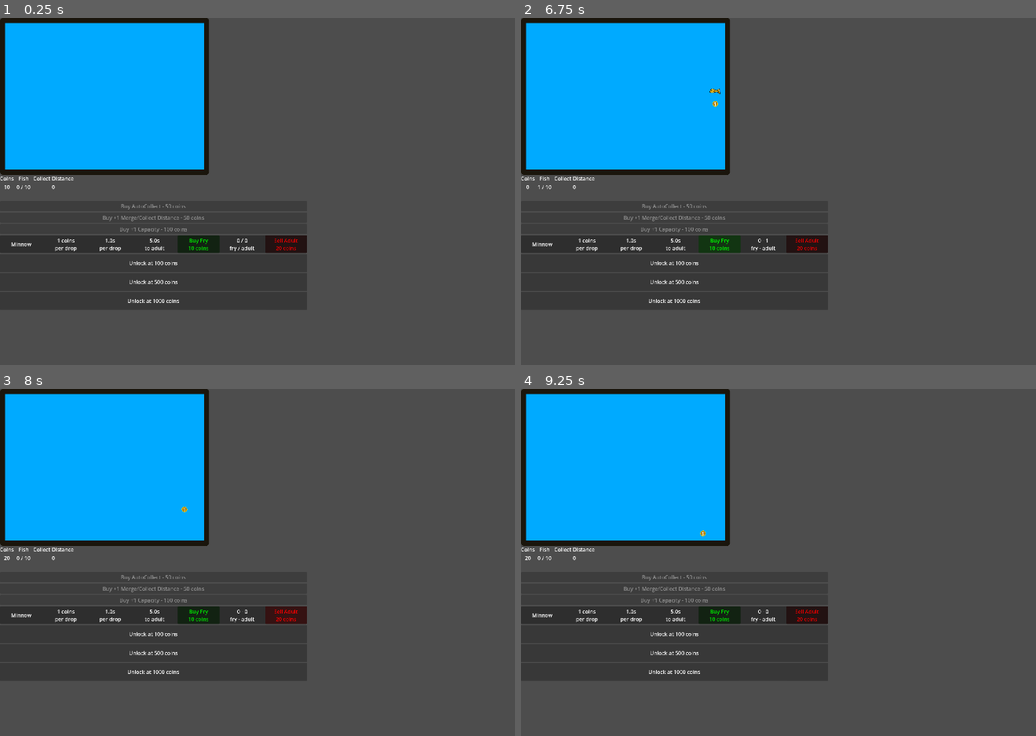
Above: before the commit, frames 1-4 (two rows, left to right).
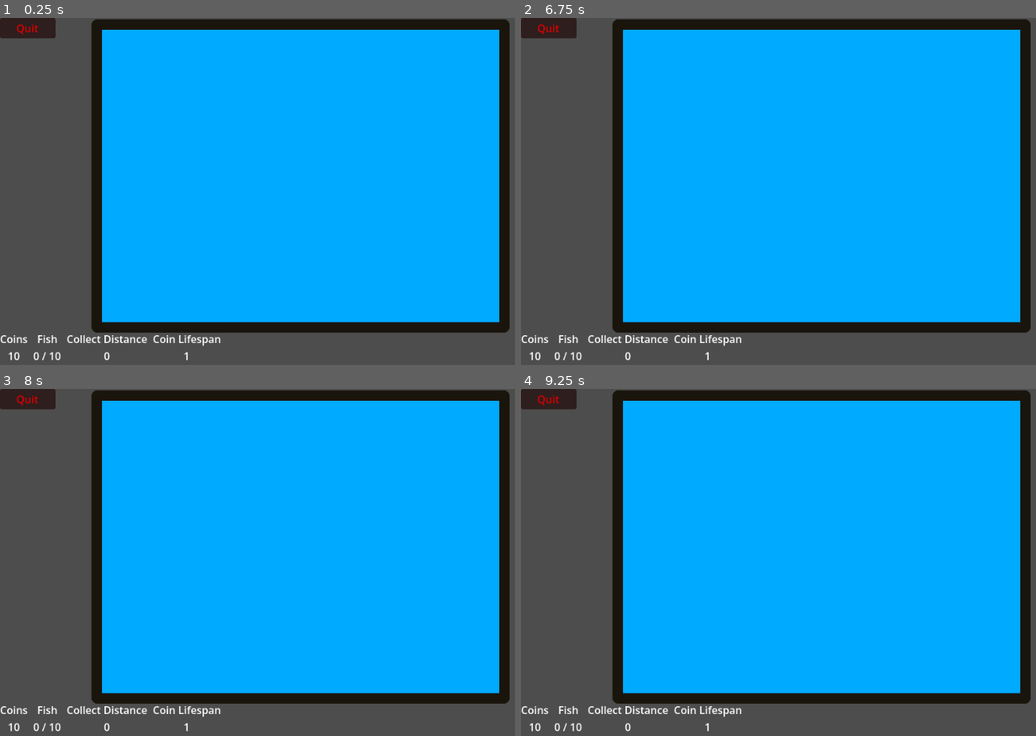
Above: after the commit, the same moments.

Repository: carlank/aquarium_idle
Game: Godot game, scene res://main.tscn
Two runs of this game, one before a commit and one after it. Both use one fixed random seed, a clock stepped at 60 frames per second and the inputs below.
Inputs (mouse positions are in pixels of both pictures, inside the frame that each line leads up to):
- Up to frame 1 (0.25 s): no input
- Up to frame 2 (6.75 s): click (721, 243) at 0.5 s, where only the run before the commit has a clickable "Buy Fry 10 coins"; click (809, 243) at 1.25 s, where only the run before the commit has a clickable "Sell Adult 20 coins"; click (721, 264) at 2 s, where only the run before the commit has a clickable "Buy Fry 100 coins"; click (809, 264) at 2.75 s, where only the run before the commit has a clickable "Sell Adult 150 coins"; click (721, 281) at 3.5 s, where only the run before the commit has a clickable "Buy Fry 500 coins"; click (809, 281) at 4.25 s, where only the run before the commit has a clickable "Sell Adult 500 coins"; click (721, 302) at 5 s, where only the run before the commit has a clickable "Buy Fry 1000 coins"; click (809, 302) at 5.75 s, where only the run before the commit has a clickable "Sell Adult 1200 coins"; click (721, 243) at 6.5 s, where only the run before the commit has a clickable "Buy Fry 10 coins"
- Up to frame 3 (8 s): click (288, 614) at 7.25 s, where only the run before the commit has a clickable "Sell Adult 20 coins"
- Up to frame 4 (9.25 s): click (721, 635) at 8 s, where only the run before the commit has a clickable "Buy Fry 100 coins"; click (809, 635) at 8.75 s, where only the run before the commit has a clickable "Sell Adult 150 coins"

The runs differ from the first frame. In frame 1, 75% of the frame differs, in the area x 0-99%, y 0-99%; in frame 2, 75%; in frame 3, 75%; in frame 4, 75%.

Commit message:
so much, I wasn't using git because I was just in the editor, oops

Diff:
--- a/coin.gd
+++ b/coin.gd
@@ -3,20 +3,28 @@
 
 @onready var collect_shape: CollisionShape2D = $CollectArea2D/CollisionShape2D
 @onready var collect_radius_node: Node2D = $CollectArea2D/CollectRadius
+@onready var collect_area_2d: Area2D = $CollectArea2D
 
 @export var value_label: Label
 
+@onready var lifespan_timer: Timer = $LifespanTimer
+var lifespan: float
+
+var collected := false
 var value := 1:
 	set(v):
 		value = v
 		value_label.text = str(v)
+		lifespan = v * Player.coin_lifespan
 
 var merged := false
 
 func _ready() -> void:
 	self.gravity_scale = 0.05
+	self.lifespan = Player.coin_lifespan * value
 	Player.collection_radius_changed.connect(handle_collection_radius_changed)
 	handle_collection_radius_changed(0, Player.collection_radius)
+	lifespan_timer.start(lifespan)
 
 func handle_collection_radius_changed(old,new):
 	var old_radius = new + 8
@@ -31,6 +39,9 @@
 func _physics_process(delta: float) -> void:
 	apply_force(Vector2(randf_range(-100,100),randf_range(-1,1)))
 
+func _process(delta: float) -> void:
+	self.modulate.a = lifespan_timer.time_left / lifespan
+
 func _on_collect_area_2d_input_event(viewport: Node, event: InputEvent, shape_idx: int) -> void:
 	var is_mouse_move := event is InputEventMouseMotion
 	var vacuum_pickup := is_mouse_move and Player.has_vacuum
@@ -38,21 +49,38 @@
 		collect()
 
 func collect() -> void:
+	collected = true
+	$AnimatedSprite2D.play("collected")
+	modulate = Color.WHITE
+	#lifespan_timer.stop()
+	linear_velocity = Vector2.ZERO
+	collision_layer = 0
+	gravity_scale = 0
+	SignalBus.coin_collected.emit(value)
+	input_pickable = false
+	collect_area_2d.input_pickable = false
+	#process_mode = Node.PROCESS_MODE_DISABLED
+	await get_tree().create_timer(1).timeout
 	queue_free()
-	SignalBus.coin_collected.emit(value)
 
 
 func _on_collect_area_2d_area_entered(area: Area2D) -> void:
 	var body = area.get_parent()
 	if body is Coin:
-		if not merged and not body.merged:
+		if not merged and not body.merged and not collected and not body.collected:
 			if value == body.value:
 				self.value += body.value
 				self.mass += body.mass
+				self.lifespan += body.lifespan
+				lifespan_timer.start(lifespan_timer.time_left + body.lifespan_timer.time_left)
 				for child in self.get_children():
 					if child is Label:
 						child.label_settings.font_size *= 1.1
-					else:
+					elif child is Node2D:
 						child.scale *= Vector2(1.1,1.1)
 				body.merged = true
 				body.queue_free()
+
+func _on_lifespan_timer_timeout() -> void:
+	if not collected:
+		queue_free()
--- a/coin.tscn
+++ b/coin.tscn
@@ -7,11 +7,43 @@
 [sub_resource type="PhysicsMaterial" id="PhysicsMaterial_0t63x"]
 bounce = 0.5
 
+[sub_resource type="AtlasTexture" id="AtlasTexture_v7riw"]
+atlas = ExtResource("2_v7riw")
+region = Rect2(0, 0, 16, 16)
+
+[sub_resource type="AtlasTexture" id="AtlasTexture_pdq0q"]
+atlas = ExtResource("2_v7riw")
+region = Rect2(16, 0, 16, 16)
+
+[sub_resource type="AtlasTexture" id="AtlasTexture_w14il"]
+atlas = ExtResource("2_v7riw")
+region = Rect2(0, 0, 16, 16)
+
 [sub_resource type="SpriteFrames" id="SpriteFrames_i433e"]
 animations = [{
 "frames": [{
 "duration": 1.0,
-"texture": ExtResource("2_v7riw")
+"texture": SubResource("AtlasTexture_v7riw")
+}, {
+"duration": 1.0,
+"texture": SubResource("AtlasTexture_pdq0q")
+}, {
+"duration": 1.0,
+"texture": SubResource("AtlasTexture_pdq0q")
+}, {
+"duration": 1.0,
+"texture": SubResource("AtlasTexture_pdq0q")
+}, {
+"duration": 1.0,
+"texture": SubResource("AtlasTexture_pdq0q")
+}],
+"loop": true,
+"name": &"collected",
+"speed": 8.0
+}, {
+"frames": [{
+"duration": 1.0,
+"texture": SubResource("AtlasTexture_w14il")
 }],
 "loop": true,
 "name": &"default",
@@ -37,6 +69,9 @@
 
 [node name="AnimatedSprite2D" type="AnimatedSprite2D" parent="." unique_id=89599192]
 sprite_frames = SubResource("SpriteFrames_i433e")
+animation = &"collected"
+autoplay = "default"
+frame_progress = 0.23091003
 
 [node name="CollisionShape2D" type="CollisionShape2D" parent="." unique_id=908926187]
 shape = SubResource("CircleShape2D_mh3tg")
@@ -69,5 +104,8 @@
 horizontal_alignment = 1
 vertical_alignment = 1
 
+[node name="LifespanTimer" type="Timer" parent="." unique_id=77662256]
+
 [connection signal="area_entered" from="CollectArea2D" to="." method="_on_collect_area_2d_area_entered"]
 [connection signal="input_event" from="CollectArea2D" to="." method="_on_collect_area_2d_input_event"]
+[connection signal="timeout" from="LifespanTimer" to="." method="_on_lifespan_timer_timeout"]
--- a/main.gd
+++ b/main.gd
@@ -3,11 +3,14 @@
 @onready var coins_label: Label = %CoinsLabel
 @onready var capacity_label: Label = %CapacityLabel
 @onready var collection_radius_label: Label = %CollectionRadiusLabel
+@onready var coin_lifespan_label: Label = %CoinLifespanLabel
 
 @onready var tank: Tank = $Tank
 @onready var buy_vacuum_button: Button = %BuyVacuum
 @onready var buy_capacity_button: Button = %BuyCapacity
 @onready var buy_collection_radius_button: Button = %BuyCollectionRadius
+@onready var buy_coin_lifespan_button: Button = %BuyCoinLifespan
+
 
 @export var store_fish: Array[FishData] = []
 @onready var store: VBoxContainer = $CanvasLayer/VBoxContainer/Store
@@ -18,13 +21,19 @@
 var vacuum_cost := 50
 var capacity_cost := 100
 var collection_radius_cost := 50
+var coin_lifespan_cost := 1
+var touchscreen := false
 
 func _ready() -> void:
+	if DisplayServer.is_touchscreen_available():
+		touchscreen = true
 	SignalBus.coin_collected.connect(Player.add_coins)
 	Player.coins_changed.connect(handle_coins_changed)
 	handle_coins_changed(0,Player.coins)
 	Player.collection_radius_changed.connect(func (old,new): set_collection_radius_label())
 	set_collection_radius_label()
+	Player.coin_lifespan_changed.connect(func (old,new): set_coin_lifespan_label())
+	set_coin_lifespan_label()
 	for fish_data in store_fish:
 		var fish_store_entry = fish_store_entry_scene.instantiate()
 		store.add_child(fish_store_entry)
@@ -33,12 +42,14 @@
 			fish_store_entry.update_text()
 			fish_store_entry.request_buy.connect(buy_fish.bind(fish_store_entry))
 			fish_store_entry.request_sell.connect(sell_fish.bind(fish_store_entry))
+	update_unlocks()
 
 func handle_coins_changed(old, new):
 	coins_label.text = "Coins\n" + str(new)
 	buy_vacuum_button.disabled = new < vacuum_cost
 	buy_capacity_button.disabled = new < capacity_cost
 	buy_collection_radius_button.disabled = new < collection_radius_cost
+	buy_coin_lifespan_button.disabled = new < coin_lifespan_cost || len(tank.fishes) < 1
 
 
 func quit() -> void:
@@ -51,6 +62,9 @@
 func set_collection_radius_label() -> void:
 	collection_radius_label.text = "Collect Distance\n" + str(Player.collection_radius)
 
+func set_coin_lifespan_label() -> void:
+	coin_lifespan_label.text = "Coin Lifespan\n" + str(Player.coin_lifespan)
+
 func buy_fish(fish_data, fish_store_entry) -> void:
 	var fish = add_fish(fish_data)
 	if fish != null:
@@ -61,6 +75,7 @@
 func add_fish(fish_data) -> Fish:
 	if Player.spend_coins(fish_data.cost):
 		var fish = fish_scene.instantiate()
+		fish.fish_data = fish_data
 		if not tank.add_fish(fish): # Refund if the tank is unable to add the fish
 			Player.add_coins(fish_data.cost)
 			return null
@@ -103,6 +118,13 @@
 		Player.add_collection_radius(1)
 		buy_collection_radius_button.text = "Buy +1 Merge/Collect Distance - " + str(collection_radius_cost) + " coins"
 
+func buy_coin_lifespan() -> void:
+	if Player.spend_coins(coin_lifespan_cost):
+		coin_lifespan_cost += 1
+		Player.add_coin_lifespan(1)
+		buy_coin_lifespan_button.text = "Buy +1 Coin Lifespan - " + str(coin_lifespan_cost) + " coins"
+
+
 func _unhandled_input(event: InputEvent) -> void:
 	if event.is_action_pressed("debug_add_money"):
 		Player.add_coins(10000)
@@ -111,3 +133,25 @@
 	if event.is_action_pressed("grow_all"):
 		for fish in tank.fishes:
 			fish.grow()
+
+
+#region unlocks
+
+
+@export var unlocks : Array[Unlock] = []
+
+	#Unlock.new("add_vacuum", buy_vacuum_button, func(): return Player.coins >= 5),
+	#Unlock.new("add_collection_radius", buy_collection_radius_button, func(): return Player.coins >= 15),
+	#Unlock.new("add_capacity", buy_capacity_button, func(): return Player.coins >= 10),
+	#Unlock.new("add_coin_lifespan", buy_coin_lifespan_button, func(): return Player.coins >= 1),
+
+func update_unlocks() -> void:
+	for unlock in unlocks:
+		unlock.update()
+
+
+func _on_update_timer_timeout() -> void:
+	update_unlocks()
+	handle_coins_changed(Player.coins, Player.coins)
+
+#endregion
--- a/main.tscn
+++ b/main.tscn
@@ -9,14 +9,24 @@
 [ext_resource type="Resource" uid="uid://cuhtgu6nlqtqj" path="res://resources/fish_data/fish_3.tres" id="5_7mycd"]
 [ext_resource type="Resource" uid="uid://dfhwybhrn01qr" path="res://resources/fish_data/crab.tres" id="5_kek77"]
 [ext_resource type="Resource" uid="uid://bc1qf78fsjdlk" path="res://resources/fish_data/fish_2.tres" id="6_272bh"]
+[ext_resource type="Resource" uid="uid://ll1od5oia73f" path="res://resources/fish_data/fish_4.tres" id="7_w48qg"]
+[ext_resource type="Resource" uid="uid://c6tgjf88vdcju" path="res://resources/fish_data/fish_5.tres" id="8_vivmo"]
+[ext_resource type="Resource" uid="uid://31lpbmqswqq1" path="res://resources/fish_data/fish_6.tres" id="9_2cqfq"]
+[ext_resource type="Script" uid="uid://namdp7engtll" path="res://unlocks/unlock.gd" id="10_4c57u"]
+[ext_resource type="Resource" uid="uid://qmdwmhpdq1uj" path="res://resources/fish_data/fish_7.tres" id="10_yaehf"]
 
-[node name="Main" type="Node2D" unique_id=285312688]
+[node name="Main" type="Node2D" unique_id=285312688 node_paths=PackedStringArray("unlocks")]
 script = ExtResource("1_0xm2m")
-store_fish = Array[ExtResource("2_5vw27")]([ExtResource("3_kek77"), ExtResource("6_272bh"), ExtResource("5_kek77"), ExtResource("5_7mycd")])
+store_fish = Array[ExtResource("2_5vw27")]([ExtResource("3_kek77"), ExtResource("6_272bh"), ExtResource("5_kek77"), ExtResource("5_7mycd"), ExtResource("7_w48qg"), ExtResource("8_vivmo"), ExtResource("9_2cqfq"), ExtResource("10_yaehf")])
 fish_scene = ExtResource("2_h2yge")
 fish_store_entry_scene = ExtResource("4_1bvp3")
+unlocks = [NodePath("CanvasLayer/VBoxContainer/Store/HBoxContainer/BuyVacuum/Unlock"), NodePath("CanvasLayer/VBoxContainer/Store/HBoxContainer/BuyCollectionRadius/Unlock"), NodePath("CanvasLayer/VBoxContainer/Store/HBoxContainer/BuyCapacity/Unlock"), NodePath("CanvasLayer/VBoxContainer/Store/HBoxContainer/BuyCoinLifespan/Unlock")]
+
+[node name="UpdateTimer" type="Timer" parent="." unique_id=441222982]
+autostart = true
 
 [node name="Tank" parent="." unique_id=1151820409 instance=ExtResource("1_ig7tw")]
+position = Vector2(140, 2)
 
 [node name="CanvasLayer" type="CanvasLayer" parent="." unique_id=1438954503]
 
@@ -51,36 +61,81 @@
 1"
 horizontal_alignment = 1
 
+[node name="CoinLifespanLabel" type="Label" parent="CanvasLayer/VBoxContainer/Info" unique_id=604847286]
+unique_name_in_owner = true
+layout_mode = 2
+text = "Coin Lifespan
+10"
+horizontal_alignment = 1
+
 [node name="Store" type="VBoxContainer" parent="CanvasLayer/VBoxContainer" unique_id=1603184230]
 layout_mode = 2
 size_flags_vertical = 3
 
-[node name="BuyVacuum" type="Button" parent="CanvasLayer/VBoxContainer/Store" unique_id=170688226]
+[node name="HBoxContainer" type="HFlowContainer" parent="CanvasLayer/VBoxContainer/Store" unique_id=611494070]
+layout_mode = 2
+
+[node name="BuyVacuum" type="Button" parent="CanvasLayer/VBoxContainer/Store/HBoxContainer" unique_id=170688226]
 unique_name_in_owner = true
 layout_mode = 2
 text = "Buy AutoCollect - 50 coins"
 
-[node name="BuyCollectionRadius" type="Button" parent="CanvasLayer/VBoxContainer/Store" unique_id=439099570]
+[node name="Unlock" type="Node" parent="CanvasLayer/VBoxContainer/Store/HBoxContainer/BuyVacuum" unique_id=352529762 node_paths=PackedStringArray("to_hide")]
+script = ExtResource("10_4c57u")
+display_name = "Vacuum"
+coin_value = 40
+to_hide = NodePath("..")
+metadata/_custom_type_script = "uid://namdp7engtll"
+
+[node name="BuyCollectionRadius" type="Button" parent="CanvasLayer/VBoxContainer/Store/HBoxContainer" unique_id=439099570]
 unique_name_in_owner = true
 layout_mode = 2
 text = "Buy +1 Merge/Collect Distance - 50 coins"
 
-[node name="BuyCapacity" type="Button" parent="CanvasLayer/VBoxContainer/Store" unique_id=1610377529]
+[node name="Unlock" type="Node" parent="CanvasLayer/VBoxContainer/Store/HBoxContainer/BuyCollectionRadius" unique_id=2094757272 node_paths=PackedStringArray("to_hide")]
+script = ExtResource("10_4c57u")
+display_name = "Collection Radius"
+coin_value = 25
+to_hide = NodePath("..")
+metadata/_custom_type_script = "uid://namdp7engtll"
+
+[node name="BuyCapacity" type="Button" parent="CanvasLayer/VBoxContainer/Store/HBoxContainer" unique_id=1610377529]
 unique_name_in_owner = true
 layout_mode = 2
 text = "Buy +1 Capacity - 100 coins"
 
+[node name="Unlock" type="Node" parent="CanvasLayer/VBoxContainer/Store/HBoxContainer/BuyCapacity" unique_id=905456928 node_paths=PackedStringArray("to_hide")]
+script = ExtResource("10_4c57u")
+display_name = "Capacity"
+coin_value = 75
+to_hide = NodePath("..")
+metadata/_custom_type_script = "uid://namdp7engtll"
+
+[node name="BuyCoinLifespan" type="Button" parent="CanvasLayer/VBoxContainer/Store/HBoxContainer" unique_id=1049566735]
+unique_name_in_owner = true
+layout_mode = 2
+text = "Buy +1 Coin Lifespan - 1 coins"
+
+[node name="Unlock" type="Node" parent="CanvasLayer/VBoxContainer/Store/HBoxContainer/BuyCoinLifespan" unique_id=1713803101 node_paths=PackedStringArray("to_hide")]
+script = ExtResource("10_4c57u")
+display_name = "Coin Lifespan"
+coin_value = 20
+to_hide = NodePath("..")
+metadata/_custom_type_script = "uid://namdp7engtll"
+
 [node name="VBoxContainer2" type="VBoxContainer" parent="CanvasLayer" unique_id=1560913403]
-visible = false
-offset_right = 469.0
-offset_bottom = 191.0
+offset_right = 85.0
+offset_bottom = 52.0
 
 [node name="Quit" type="Button" parent="CanvasLayer/VBoxContainer2" unique_id=1655462004]
+modulate = Color(1, 0, 0, 1)
 layout_mode = 2
 text = "Quit"
 
+[connection signal="timeout" from="UpdateTimer" to="." method="_on_update_timer_timeout"]
 [connection signal="request_add_coins" from="Tank" to="." method="add_coins"]
-[connection signal="pressed" from="CanvasLayer/VBoxContainer/Store/BuyVacuum" to="." method="buy_vacuum"]
-[connection signal="pressed" from="CanvasLayer/VBoxContainer/Store/BuyCollectionRadius" to="." method="buy_collection_radius"]
-[connection signal="pressed" from="CanvasLayer/VBoxContainer/Store/BuyCapacity" to="." method="buy_capacity"]
+[connection signal="pressed" from="CanvasLayer/VBoxContainer/Store/HBoxContainer/BuyVacuum" to="." method="buy_vacuum"]
+[connection signal="pressed" from="CanvasLayer/VBoxContainer/Store/HBoxContainer/BuyCollectionRadius" to="." method="buy_collection_radius"]
+[connection signal="pressed" from="CanvasLayer/VBoxContainer/Store/HBoxContainer/BuyCapacity" to="." method="buy_capacity"]
+[connection signal="pressed" from="CanvasLayer/VBoxContainer/Store/HBoxContainer/BuyCoinLifespan" to="." method="buy_coin_lifespan"]
 [connection signal="pressed" from="CanvasLayer/VBoxContainer2/Quit" to="." method="quit"]
--- a/player.gd
+++ b/player.gd
@@ -40,3 +40,16 @@
 	collection_radius = value
 	collection_radius_changed.emit(old_value, collection_radius)
 #endregion
+
+#region coin_lifespan
+signal coin_lifespan_changed(old_value, new_value)
+@export var coin_lifespan := 1
+
+func add_coin_lifespan(value) -> void:
+	set_coin_lifespan(coin_lifespan + value)
+
+func set_coin_lifespan(value) -> void:
+	var old_value = coin_lifespan
+	coin_lifespan = value
+	coin_lifespan_changed.emit(old_value, coin_lifespan)
+#endregion
--- a/project.godot
+++ b/project.godot
@@ -22,8 +22,8 @@
 
 [display]
 
-window/size/viewport_width=1920
-window/size/viewport_height=1080
+window/size/viewport_width=960
+window/size/viewport_height=540
 
 [input]
 
--- a/resources/fish_data/fish_1.tres
+++ b/resources/fish_data/fish_1.tres
@@ -1,7 +1,7 @@
 [gd_resource type="Resource" script_class="FishData" load_steps=3 format=3 uid="uid://dva0mhhqhl50v"]
 
 [ext_resource type="Script" uid="uid://b2wviu27f6v5i" path="res://resources/fish_data/fish_data.gd" id="1_50o5u"]
-[ext_resource type="SpriteFrames" uid="uid://c6k1drldkmnxq" path="res://resources/fish_data/fish_1_sprite_frams.tres" id="2_50o5u"]
+[ext_resource type="SpriteFrames" path="res://resources/fish_data/fish_1_sprite_frames.tres" id="2_50o5u"]
 
 [resource]
 script = ExtResource("1_50o5u")
@@ -9,5 +9,5 @@
 sprite_frames = ExtResource("2_50o5u")
 thrust_max = 50.0
 lift_max = 10.0
-growth_delay = 5.0
+growth_delay = 1.0
 metadata/_custom_type_script = "uid://b2wviu27f6v5i"
--- a/resources/fish_data/fish_2.tres
+++ b/resources/fish_data/fish_2.tres
@@ -1,7 +1,7 @@
 [gd_resource type="Resource" script_class="FishData" load_steps=3 format=3 uid="uid://bc1qf78fsjdlk"]
 
 [ext_resource type="Script" uid="uid://b2wviu27f6v5i" path="res://resources/fish_data/fish_data.gd" id="1_1btqt"]
-[ext_resource type="SpriteFrames" uid="uid://bghmekl7eqw0i" path="res://resources/fish_data/fish_2_sprite_frams.tres" id="2_sm4qf"]
+[ext_resource type="SpriteFrames" path="res://resources/fish_data/fish_2_sprite_frames.tres" id="2_sm4qf"]
 
 [resource]
 script = ExtResource("1_1btqt")
--- a/resources/fish_data/fish_3.tres
+++ b/resources/fish_data/fish_3.tres
@@ -1,7 +1,7 @@
 [gd_resource type="Resource" script_class="FishData" load_steps=3 format=3 uid="uid://cuhtgu6nlqtqj"]
 
 [ext_resource type="Script" uid="uid://b2wviu27f6v5i" path="res://resources/fish_data/fish_data.gd" id="1_ynryc"]
-[ext_resource type="SpriteFrames" uid="uid://pwcxhaawgpns" path="res://resources/fish_data/fish_3_sprite_frams.tres" id="2_6pkye"]
+[ext_resource type="SpriteFrames" path="res://resources/fish_data/fish_3_sprite_frames.tres" id="2_6pkye"]
 
 [resource]
 script = ExtResource("1_ynryc")
--- /dev/null
+++ b/resources/fish_data/fish_4.tres
@@ -0,0 +1,18 @@
+[gd_resource type="Resource" script_class="FishData" load_steps=3 format=3 uid="uid://ll1od5oia73f"]
+
+[ext_resource type="Script" uid="uid://b2wviu27f6v5i" path="res://resources/fish_data/fish_data.gd" id="1_newfish"]
+[ext_resource type="SpriteFrames" uid="uid://dfghpb7i0rbim" path="res://resources/fish_data/fish_4_sprite_frames.tres" id="2_newfish"]
+
+[resource]
+script = ExtResource("1_newfish")
+name = "Neon Tetra"
+sprite_frames = ExtResource("2_newfish")
+cost = 5000
+sell_price = 6000
+thrust_max = 100.0
+lift_max = 15.0
+lift_delta_max = 2.0
+reward_amount = 50
+reward_delay = 5.0
+growth_delay = 60.0
+metadata/_custom_type_script = "uid://b2wviu27f6v5i"
--- /dev/null
+++ b/resources/fish_data/fish_4_sprite_frames.tres
@@ -0,0 +1,30 @@
+[gd_resource type="SpriteFrames" load_steps=4 format=3 uid="uid://dfghpb7i0rbim"]
+
+[ext_resource type="Texture2D" uid="uid://3taywl34cf8m" path="res://art/Sprite-0006.png" id="1_newfish"]
+
+[sub_resource type="AtlasTexture" id="AtlasTexture_a"]
+atlas = ExtResource("1_newfish")
+region = Rect2(0, 0, 32, 32)
+
+[sub_resource type="AtlasTexture" id="AtlasTexture_b"]
+atlas = ExtResource("1_newfish")
+region = Rect2(32, 0, 32, 32)
+
+[resource]
+animations = [{
+"frames": [{
+"duration": 1.0,
+"texture": SubResource("AtlasTexture_a")
+}],
+"loop": true,
+"name": &"growth_1_idle",
+"speed": 5.0
+}, {
+"frames": [{
+"duration": 1.0,
+"texture": SubResource("AtlasTexture_b")
+}],
+"loop": true,
+"name": &"growth_2_idle",
+"speed": 5.0
+}]
--- /dev/null
+++ b/resources/fish_data/fish_5.tres
@@ -0,0 +1,18 @@
+[gd_resource type="Resource" script_class="FishData" load_steps=3 format=3 uid="uid://c6tgjf88vdcju"]
+
+[ext_resource type="Script" uid="uid://b2wviu27f6v5i" path="res://resources/fish_data/fish_data.gd" id="1_fish5"]
+[ext_resource type="SpriteFrames" uid="uid://btkormq4taafp" path="res://resources/fish_data/fish_5_sprite_frames.tres" id="2_fish5"]
+
+[resource]
+script = ExtResource("1_fish5")
+name = "Goldfish"
+sprite_frames = ExtResource("2_fish5")
+cost = 20000
+sell_price = 25000
+thrust_max = 80.0
+lift_max = 20.0
+lift_delta_max = 3.0
+reward_amount = 100
+reward_delay = 3.0
+growth_delay = 120.0
+metadata/_custom_type_script = "uid://b2wviu27f6v5i"
--- /dev/null
+++ b/resources/fish_data/fish_5_sprite_frames.tres
@@ -0,0 +1,30 @@
+[gd_resource type="SpriteFrames" load_steps=4 format=3 uid="uid://btkormq4taafp"]
+
+[ext_resource type="Texture2D" uid="uid://brt4go2c61qj0" path="res://art/fish_3.png" id="1_fish5"]
+
+[sub_resource type="AtlasTexture" id="AtlasTexture_a"]
+atlas = ExtResource("1_fish5")
+region = Rect2(0, 0, 32, 32)
+
+[sub_resource type="AtlasTexture" id="AtlasTexture_b"]
+atlas = ExtResource("1_fish5")
+region = Rect2(32, 0, 32, 32)
+
+[resource]
+animations = [{
+"frames": [{
+"duration": 1.0,
+"texture": SubResource("AtlasTexture_a")
+}],
+"loop": true,
+"name": &"growth_1_idle",
+"speed": 5.0
+}, {
+"frames": [{
+"duration": 1.0,
+"texture": SubResource("AtlasTexture_b")
+}],
+"loop": true,
+"name": &"growth_2_idle",
+"speed": 5.0
+}]
--- /dev/null
+++ b/resources/fish_data/fish_6.tres
@@ -0,0 +1,18 @@
+[gd_resource type="Resource" script_class="FishData" load_steps=3 format=3 uid="uid://31lpbmqswqq1"]
+
+[ext_resource type="Script" uid="uid://b2wviu27f6v5i" path="res://resources/fish_data/fish_data.gd" id="1_fish6"]
+[ext_resource type="SpriteFrames" uid="uid://884pg6kjuoko" path="res://resources/fish_data/fish_6_sprite_frames.tres" id="2_fish6"]
+
+[resource]
+script = ExtResource("1_fish6")
+name = "Angelfish"
+sprite_frames = ExtResource("2_fish6")
+cost = 50000
+sell_price = 60000
+thrust_max = 120.0
+lift_max = 30.0
+lift_delta_max = 4.0
+reward_amount = 200
+reward_delay = 2.0
+growth_delay = 180.0
+metadata/_custom_type_script = "uid://b2wviu27f6v5i"
--- /dev/null
+++ b/resources/fish_data/fish_6_sprite_frames.tres
@@ -0,0 +1,30 @@
+[gd_resource type="SpriteFrames" load_steps=4 format=3 uid="uid://884pg6kjuoko"]
+
+[ext_resource type="Texture2D" uid="uid://b7l8i6fpbu068" path="res://art/fish_2.png" id="1_fish6"]
+
+[sub_resource type="AtlasTexture" id="AtlasTexture_a"]
+atlas = ExtResource("1_fish6")
+region = Rect2(0, 0, 32, 32)
+
+[sub_resource type="AtlasTexture" id="AtlasTexture_b"]
+atlas = ExtResource("1_fish6")
+region = Rect2(32, 0, 32, 32)
+
+[resource]
+animations = [{
+"frames": [{
+"duration": 1.0,
+"texture": SubResource("AtlasTexture_a")
+}],
+"loop": true,
+"name": &"growth_1_idle",
+"speed": 5.0
+}, {
+"frames": [{
+"duration": 1.0,
+"texture": SubResource("AtlasTexture_b")
+}],
+"loop": true,
+"name": &"growth_2_idle",
+"speed": 5.0
+}]
--- /dev/null
+++ b/resources/fish_data/fish_7.tres
@@ -0,0 +1,16 @@
+[gd_resource type="Resource" script_class="FishData" load_steps=3 format=3 uid="uid://qmdwmhpdq1uj"]
+
+[ext_resource type="Script" uid="uid://b2wviu27f6v5i" path="res://resources/fish_data/fish_data.gd" id="1_fish7"]
+[ext_resource type="SpriteFrames" uid="uid://di3liwgd416k5" path="res://resources/fish_data/fish_7_sprite_frames.tres" id="2_fish7"]
+
+[resource]
+script = ExtResource("1_fish7")
+name = "Discus"
+sprite_frames = ExtResource("2_fish7")
+cost = 100000
+sell_price = 120000
+thrust_max = 200.0
+lift_delta_max = 5.0
+reward_amount = 500
+growth_delay = 300.0
+metadata/_custom_type_script = "uid://b2wviu27f6v5i"
--- /dev/null
+++ b/resources/fish_data/fish_7_sprite_frames.tres
@@ -0,0 +1,30 @@
+[gd_resource type="SpriteFrames" load_steps=4 format=3 uid="uid://di3liwgd416k5"]
+
+[ext_resource type="Texture2D" uid="uid://cim8n5frjytee" path="res://art/fish_1.png" id="1_fish7"]
+
+[sub_resource type="AtlasTexture" id="AtlasTexture_a"]
+atlas = ExtResource("1_fish7")
+region = Rect2(0, 0, 32, 32)
+
+[sub_resource type="AtlasTexture" id="AtlasTexture_b"]
+atlas = ExtResource("1_fish7")
+region = Rect2(32, 0, 32, 32)
+
+[resource]
+animations = [{
+"frames": [{
+"duration": 1.0,
+"texture": SubResource("AtlasTexture_a")
+}],
+"loop": true,
+"name": &"growth_1_idle",
+"speed": 5.0
+}, {
+"frames": [{
+"duration": 1.0,
+"texture": SubResource("AtlasTexture_b")
+}],
+"loop": true,
+"name": &"growth_2_idle",
+"speed": 5.0
+}]
--- /dev/null
+++ b/unlocks/unlock.gd
@@ -0,0 +1,21 @@
+@tool
+class_name Unlock
+extends Node
+
+@export var display_name := "Unnamed Unlock"
+@export var value := false
+@export var coin_value := 10
+@export var to_hide : Node = null
+var unlock_condition : Callable = func(): return Player.coins >= coin_value
+
+func check() -> bool:
+	if not value and unlock_condition.call():
+		unlock()
+	return value
+
+func unlock() -> void:
+	self.value = true
+
+@export_tool_button("Update") var update_tool_button = Callable(self, "update")
+func update() -> void:
+	self.to_hide.visible = self.check()
--- /dev/null
+++ b/unlocks/unlock.tscn
@@ -0,0 +1,7 @@
+[gd_scene load_steps=2 format=3 uid="uid://ce16ni1swcaqw"]
+
+[ext_resource type="Script" uid="uid://namdp7engtll" path="res://unlocks/unlock.gd" id="1_7jjxn"]
+
+[node name="Unlock" type="Node" unique_id=1769425625]
+script = ExtResource("1_7jjxn")
+metadata/_custom_type_script = "uid://namdp7engtll"
--- /dev/null
+++ b/update_timer.gd
@@ -0,0 +1 @@
+extends Timer
Binary file changed: art/coin_1.aseprite
Binary file changed: art/coin_1.png
Not shown: 1 places in coin.tscn that only renumber resources
Not shown: 1 places in main.tscn that only renumber resources
Not shown: 1 places in resources/fish_data/fish_1_sprite_frames.tres that only renumber resources
Not shown: 1 places in resources/fish_data/fish_2_sprite_frames.tres that only renumber resources
Not shown: 1 places in resources/fish_data/fish_3_sprite_frames.tres that only renumber resources
Not shown, added: unlocks/unlock.gd.uid
Not shown, added: update_timer.gd.uid
